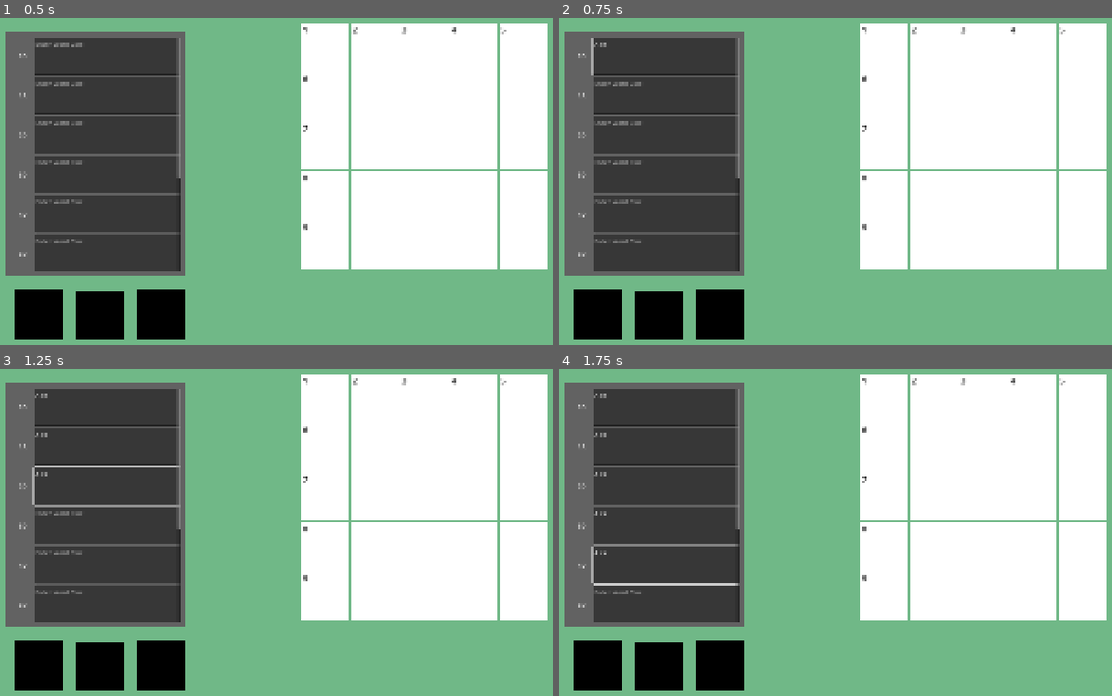
Above: before the commit, frames 1-4 (two rows, left to right).
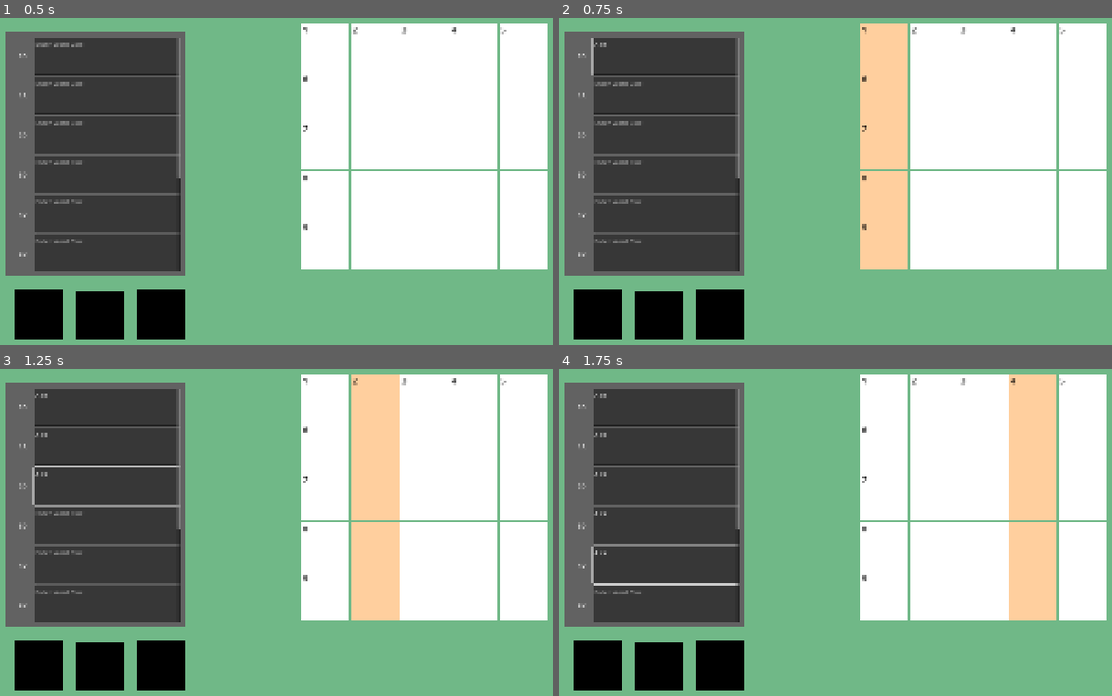
Above: after the commit, the same moments.

Repository: tagetjerngren/WordCrossing
Game: Godot game, scene res://Scenes/level.tscn
The game is run twice, just before and just after one commit, with the same random seed, the same clock (stepped at 60 frames per second) and the same inputs.
Inputs (mouse positions are in pixels of both pictures, inside the frame that each line leads up to):
- Up to frame 1 (0.5 s): no input
- Up to frame 2 (0.75 s): click (664, 57) at 0.52 s; type "Alex" at 0.6 s
- Up to frame 3 (1.25 s): click (105, 447) at 0.75 s; type "Alex" at 0.83 s; click (105, 486) at 0.98 s; type "Alex" at 1.07 s
- Up to frame 4 (1.75 s): click (664, 525) at 1.27 s; type "Alex" at 1.35 s; click (664, 565) at 1.5 s; type "Alex" at 1.58 s; click (664, 604) at 1.73 s

Frame 1 is identical in both runs. In frame 2, 6.4% of the frame differs, in the area x 54-64%, y 1-77%; in frame 3, 6.5%, in the area x 63-73%, y 1-77%; in frame 4, 6.4%.

Commit message:
Feat: Add hint highlight and fix column and row highlighting to take blocks into account

Diff:
--- a/Scenes/hint.gd
+++ b/Scenes/hint.gd
@@ -12,16 +12,10 @@
 
 	for i in strings:
 		var Entry = HINT_ENTRY.instantiate()
-		#$ColorRect/VBoxContainer.add_child(Entry)
 		$ColorRect/ScrollContainer/VBoxContainer.add_child(Entry)
-		#$ColorRect/GridContainer.add_child(Entry)
 		Entry.SetTitle(i)
+		Entry.SetOwner(self)
 		Entries.append(Entry)
 
-func _ready() -> void:
-	pass
-	#PopulateHintList(["1A", "1D", "2A", "2D"])
-
-# Called every frame. 'delta' is the elapsed time since the previous frame.
-func _process(delta: float) -> void:
-	pass
+func HintFocused(Hint : String):
+	$"../Grid".HintFocused(Hint)
--- a/Scenes/hint_entry.tscn
+++ b/Scenes/hint_entry.tscn
@@ -21,4 +21,5 @@
 placeholder_text = "Enter Word Clue"
 wrap_mode = 1
 
+[connection signal="focus_entered" from="TextEdit" to="." method="_on_text_edit_focus_entered"]
 [connection signal="focus_exited" from="TextEdit" to="." method="_on_text_edit_focus_exited"]
--- a/Scripts/Constants.gd
+++ b/Scripts/Constants.gd
@@ -3,7 +3,7 @@
 	Inactive,
 	WordActive,
 	TileActive,
-	#Blocked
+	HintActive
 }
 enum Highlight {
 	Inactive,
--- a/Scripts/block_tile.gd
+++ b/Scripts/block_tile.gd
@@ -44,8 +44,10 @@
 					closest_tile = tile
 					distance = tile.global_position.distance_to(position)
 			global_position = closest_tile.global_position
-			#closest_tile.SetState(Constants.TileState.Blocked)
 			closest_tile.SetBlocked(true)
-			closest_tile.Owner.SetTileNumbers()
-			closest_tile.Owner.SetHintList()
+			#closest_tile.Owner.SetTileNumbers()
+			#closest_tile.Owner.SetHintList()
 			BlockedTile = closest_tile
+
+		$"../Grid".SetTileNumbers()
+		$"../Grid".SetHintList()
--- a/Scripts/grid.gd
+++ b/Scripts/grid.gd
@@ -19,14 +19,37 @@
 
 var CurrentHighlight : Constants.Highlight = Constants.Highlight.Inactive
 
+#Change the principile to be grow down, then grow up, stop at blocks
 func SetColumnState(State):
-	var Column = ActiveIndex % GRID_HEIGHT
-	for i in range(Column, TILE_COUNT, GRID_WIDTH):
-		Tiles[i].SetState(State)
+	#var Column = ActiveIndex % GRID_HEIGHT
+	#for i in range(Column, TILE_COUNT, GRID_WIDTH):
+		#Tiles[i].SetState(State)
+	#var Column = ActiveIndex % GRID_HEIGHT
+	# Grow Down
+	for i in range(ActiveIndex, TILE_COUNT, GRID_WIDTH):
+		if Tiles[i].GetBlocked():
+			break
+		Tiles[i].SetState(State)
+
+	# Grow up
+	for i in range(ActiveIndex, -1, -GRID_WIDTH):
+		if Tiles[i].GetBlocked():
+			break
+		Tiles[i].SetState(State)
+
 
 func SetRowState(State):
-	var Row = ActiveIndex / GRID_HEIGHT
-	for i in range(Row * GRID_WIDTH, Row * GRID_WIDTH + GRID_WIDTH):
+	var RowStart = ActiveIndex - (ActiveIndex % GRID_WIDTH) - 1
+	var RowEnd = RowStart + GRID_WIDTH + 1
+
+	for i in range(ActiveIndex, RowEnd):
+		if Tiles[i].GetBlocked():
+			break
+		Tiles[i].SetState(State)
+
+	for i in range(ActiveIndex, RowStart, -1):
+		if Tiles[i].GetBlocked():
+			break
 		Tiles[i].SetState(State)
 
 func TileClicked(Index):
@@ -71,17 +94,38 @@
 
 	# Highlight the new selected row or column
 	if CurrentHighlight == Constants.Highlight.RowActive:
+		#var Row = ActiveIndex / GRID_HEIGHT
+		##print(Row)
+		#for i in range(Row * GRID_WIDTH, Row * GRID_WIDTH + GRID_WIDTH):
+			#Tiles[i].SetState(Constants.TileState.WordActive)
+		SetRowState(Constants.TileState.WordActive)
+	elif CurrentHighlight == Constants.Highlight.ColumnActive:
+		#var Column = ActiveIndex % GRID_HEIGHT
+		##print(Column)
+		#for i in range(Column, TILE_COUNT, GRID_WIDTH):
+			#Tiles[i].SetState(Constants.TileState.WordActive)
+		SetColumnState(Constants.TileState.WordActive)
+
+	Tiles[ActiveIndex].SetState(Constants.TileState.TileActive)
+
+func HintFocused(Hint : String):
+	if CurrentHighlight == Constants.Highlight.RowActive:
 		var Row = ActiveIndex / GRID_HEIGHT
-		#print(Row)
 		for i in range(Row * GRID_WIDTH, Row * GRID_WIDTH + GRID_WIDTH):
-			Tiles[i].SetState(Constants.TileState.WordActive)
+			Tiles[i].SetState(Constants.TileState.Inactive)
 	elif CurrentHighlight == Constants.Highlight.ColumnActive:
 		var Column = ActiveIndex % GRID_HEIGHT
-		#print(Column)
 		for i in range(Column, TILE_COUNT, GRID_WIDTH):
-			Tiles[i].SetState(Constants.TileState.WordActive)
-
-	Tiles[ActiveIndex].SetState(Constants.TileState.TileActive)
+			Tiles[i].SetState(Constants.TileState.Inactive)
+
+	if Hint[-1] == "A":
+		ActiveIndex = Thing[Hint].x + Thing[Hint].y * GRID_WIDTH
+		SetRowState(Constants.TileState.HintActive)
+		CurrentHighlight = Constants.Highlight.RowActive
+	elif Hint[-1] == "D":
+		ActiveIndex = Thing[Hint].x + Thing[Hint].y * GRID_WIDTH
+		SetColumnState(Constants.TileState.HintActive)
+		CurrentHighlight = Constants.Highlight.ColumnActive
 
 func SpawnGrid():
 	for i in range(TILE_COUNT):
@@ -95,11 +139,14 @@
 
 		Tiles.append(new_tile)
 
+var Thing : Dictionary[String, Vector2] = {}
+
 func SetTileNumbers():
 	for i in range(TILE_COUNT):
 		Tiles[i].ClearWordNumber()
 
 	HintTitles = []
+	Thing = {}
 
 	#var Number = 1
 	var VerticalChecked = []
@@ -124,6 +171,7 @@
 					Tiles[x + y * GRID_WIDTH].SetWordNumber(Number)
 					GivenNumber.append(x + y * GRID_WIDTH)
 					HintTitles.append(str(Number) + "D")
+					Thing[str(Number) + "D"] = Vector2(x, y)
 
 			# Mark this axis as considered in vertical
 			for dy in range(y, GRID_HEIGHT):
@@ -141,10 +189,12 @@
 				if WordCount > 1:
 					if (y * GRID_WIDTH + x in GivenNumber):
 						HintTitles.append(str(Number) + "A")
+						Thing[str(Number) + "A"] = Vector2(x, y)
 					else:
 						Tiles[x + y * GRID_WIDTH].SetWordNumber(Number)
 						GivenNumber.append(x + y * GRID_WIDTH)
 						HintTitles.append(str(Number) + "A")
+						Thing[str(Number) + "A"] = Vector2(x, y)
 
 			# Mark this axis as considered horizontally
 			for dx in range(x, GRID_WIDTH):
@@ -194,7 +244,7 @@
 						NextTile -= (TILE_COUNT - 1)
 			SetActive(NextTile)
 
-	if event is InputEventMouseButton and event.is_pressed():
+	if event is InputEventMouseButton and event.is_pressed() and event.button_index == MOUSE_BUTTON_LEFT:
 		var Min = position - Vector2(TOTAL_GRID_WIDTH / 2 + (TILE_WIDTH/2), TOTAL_GRID_HEIGHT / 2 + (TILE_WIDTH/2))
 		var Max = position + Vector2(TOTAL_GRID_WIDTH / 2 - (TILE_HEIGHT/2), TOTAL_GRID_HEIGHT / 2 - (TILE_HEIGHT/2))
 		var Mousepos = get_viewport().get_mouse_position()
--- a/Scripts/hint_entry.gd
+++ b/Scripts/hint_entry.gd
@@ -3,8 +3,17 @@
 func SetTitle(Title : String):
 	$Label.text = Title
 
+var Owner
+
+func SetOwner(HintOwner):
+	Owner = HintOwner
+
 # This, while a little weird, seems to be the exact behavior I want
 # Any click outside of the text box deselects it
 func _input(event: InputEvent) -> void:
-	if event is InputEventMouseButton and event.is_pressed():
+	if event is InputEventMouseButton and event.is_pressed() and event.button_index == MOUSE_BUTTON_LEFT:
 		$TextEdit.release_focus()
+
+func _on_text_edit_focus_entered() -> void:
+	print($Label.text)
+	Owner.HintFocused($Label.text)
--- a/Scripts/tile.gd
+++ b/Scripts/tile.gd
@@ -10,6 +10,7 @@
 var WordActiveColor : Color = Color(0.991, 1.0, 0.44, 1.0)
 var TileActiveColor : Color = Color(0.451, 0.816, 1.0, 1.0)
 var TileBlockColor : Color = Color()
+var TileHintColor : Color = Color(1.0, 0.81, 0.62, 1.0)
 
 var bBlocked : bool = false
 
@@ -45,6 +46,8 @@
 		TileBackground.color = WordActiveColor
 	elif CurrentState == Constants.TileState.TileActive:
 		TileBackground.color = TileActiveColor
+	elif CurrentState == Constants.TileState.HintActive:
+		TileBackground.color = TileHintColor
 
 func GetState():
 	return CurrentState
